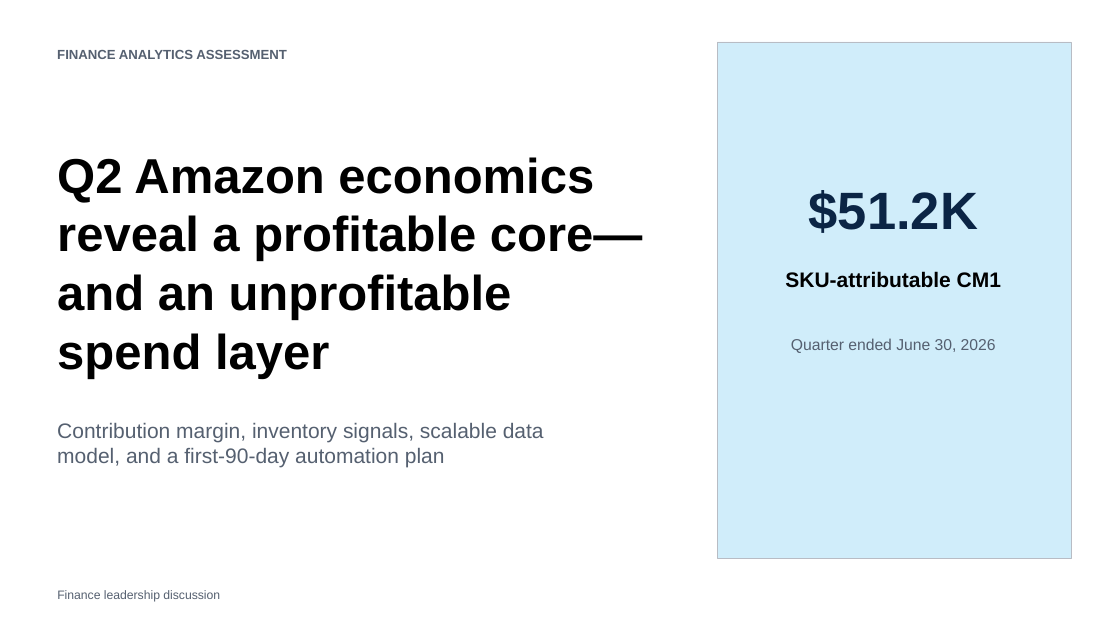
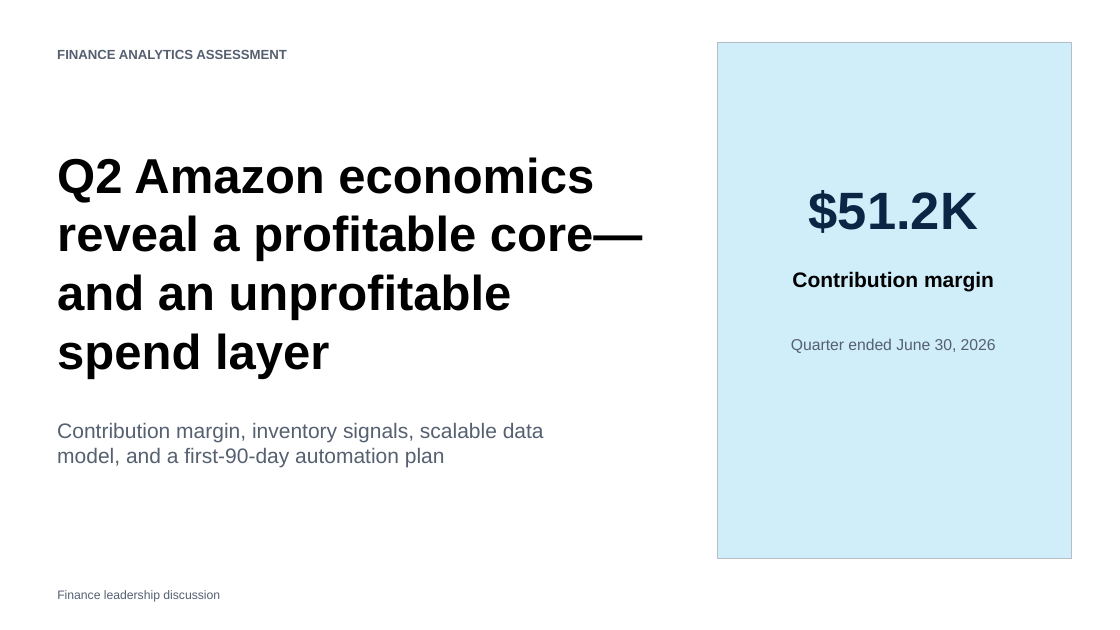
Before and after one commit to rubenatello/luminize-assessment, a slide deck: slide 1 of deliverables/Amazon_Q2_2026_Leadership_Presentation.pptx. Drawn at 1120x630 pixels with LibreOffice and Linux fonts; fonts in the diff are those of the drawing. Boxes give left, top, right and bottom in pixels: in the first picture for what was removed or moved away, otherwise in the second. Text is boxed around its words. In the diff, an @@ line names an element or a change of style, - is before the commit and + after.

```diff
--- a/deliverables/Amazon_Q2_2026_Leadership_Presentation.pptx
+++ b/deliverables/Amazon_Q2_2026_Leadership_Presentation.pptx
@@ text at (792,271,994,292): text changed @@
-SKU-attributable CM1
+Contribution margin
```
Also in this commit, not shown: 8 other slides changed, 21 other files.
